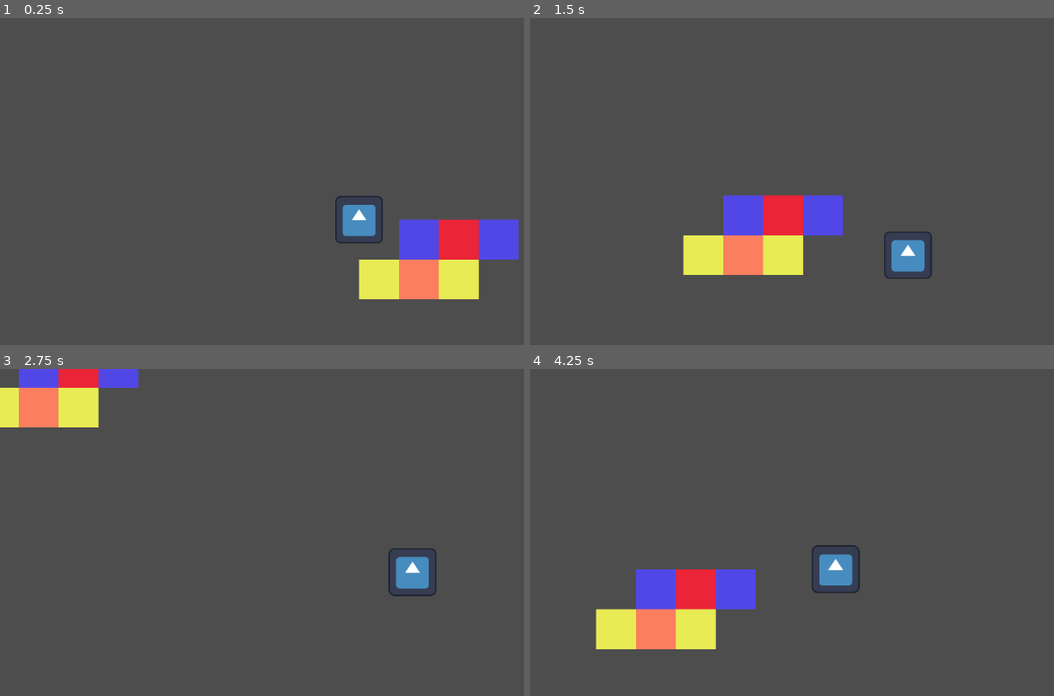
Above: before the commit, frames 1-4 (two rows, left to right).
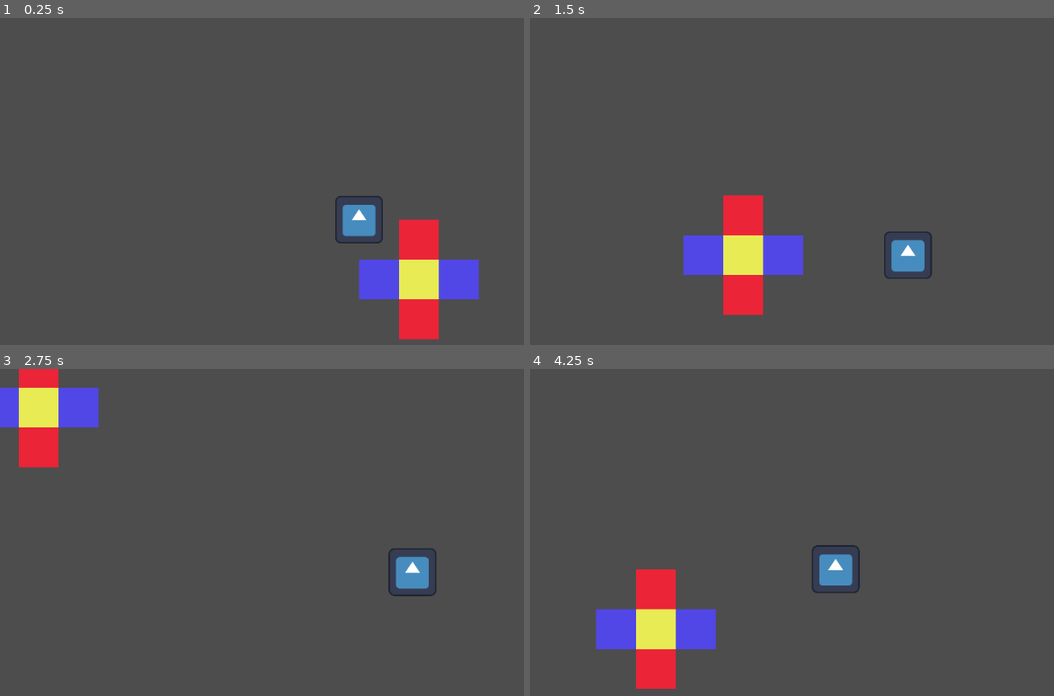
Above: after the commit, the same moments.

Repository: artelephantb/turbo-fishstick
Game: Godot game, scene res://scenes/world.tscn
The game is run twice, just before and just after one commit, with the same random seed, the same clock (stepped at 60 frames per second) and the same inputs. The engine's default icon, where the game draws it, is replaced by a stand-in: a white triangle on a blue panel in a dark square.
Inputs:
- Up to frame 1 (0.25 s): no input
- Up to frame 2 (1.5 s): tap Enter at 0.5 s; hold Right (player_right) 0.53-1.28 s; hold Down (player_down) from 1.28 s (still down)
- Up to frame 3 (2.75 s): release Down (player_down) at 2.03 s; hold Right (player_right) from 2.03 s (still down)
- Up to frame 4 (4.25 s): release Right (player_right) at 2.78 s; hold Up (player_up) 2.78-3.53 s; hold Left (player_left) from 3.53 s (still down)

The runs differ from the first frame. In frame 1, 6.6% of the frame differs, in the area x 68-99%, y 61-99%; in frame 2, 6.6%, in the area x 29-60%, y 54-91%; in frame 3, 4.5%; in frame 4, 6.6%.

Commit message:
Made better structure system

Diff:
--- a/scenes/world.gd
+++ b/scenes/world.gd
@@ -3,17 +3,16 @@
 @export var tile_layer: TileMapLayer
 @export var seed = 100
 
-@export_category('Structure')
-@export var srtructure: Array
-@export var srtructure_scale: Vector2i = Vector2i(4, 4)
+func place_structure(structure: Array, position: Vector2i):
+	for height in range(len(structure)):
+		for length in range(len(structure[height])):
+			if structure[height][length] == 0:
+				tile_layer.erase_cell(Vector2i(length, height) + position)
+			else:
+				tile_layer.set_cell(Vector2i(length, height), structure[height][length] - 1, Vector2i(0, 0))
 
 func _ready() -> void:
-	for height in range(srtructure_scale.y):
-		for length in range(srtructure_scale.x):
-			if length + height * srtructure_scale.x >= len(srtructure) or srtructure[length + height * srtructure_scale.x] == -1:
-				tile_layer.erase_cell(Vector2i(length, height))
-			else:
-				tile_layer.set_cell(Vector2i(length, height), srtructure[length + height * srtructure_scale.x], Vector2i(0, 0))
+	place_structure([[0, 1, 0], [2, 3, 2], [0, 1, 0]], Vector2i(0, 0))
 
 func _process(delta: float) -> void:
 	pass
--- a/scenes/world.tscn
+++ b/scenes/world.tscn
@@ -32,8 +32,6 @@
 [node name="World" type="Node2D" node_paths=PackedStringArray("tile_layer")]
 script = ExtResource("1_qfnet")
 tile_layer = NodePath("TileMapLayer")
-srtructure = [-1, 1, 0, 1, 2, 3, 2, -1]
-srtructure_scale = Vector2i(4, 3)
 
 [node name="TileMapLayer" type="TileMapLayer" parent="."]
 tile_set = SubResource("TileSet_q5onr")
